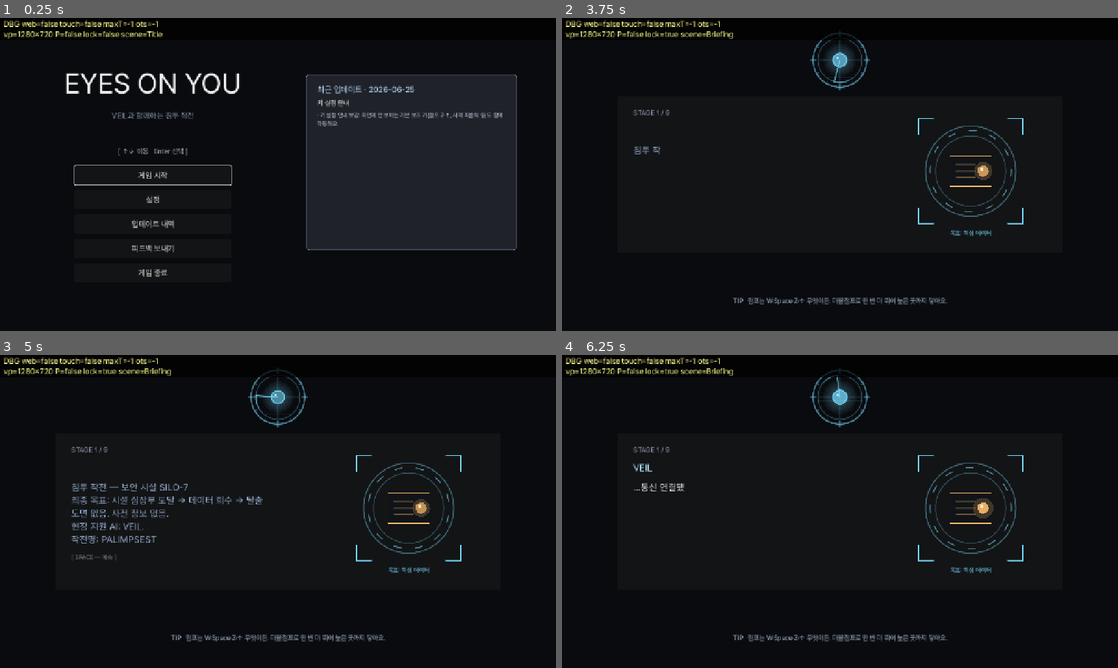
Above: before the commit, frames 1-4 (two rows, left to right).
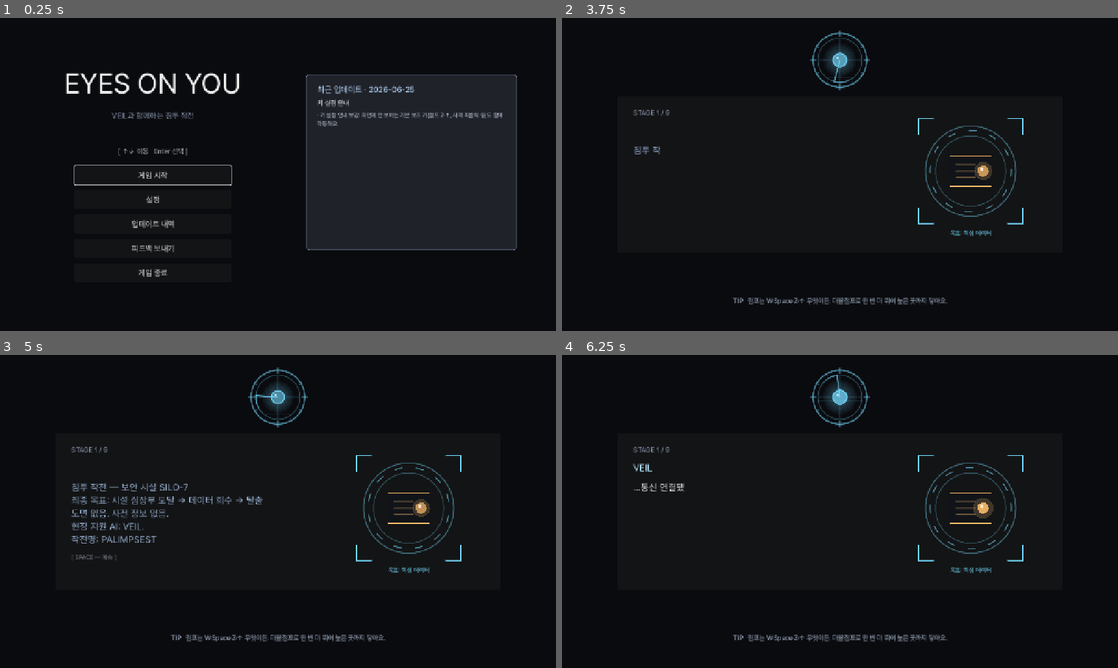
Above: after the commit, the same moments.

Repository: soomin007/EyesOnYou-Full
Game: Godot game, scene res://scenes/main.tscn
Two runs of this game, one before a commit and one after it. Both use one fixed random seed, a clock stepped at 60 frames per second and the inputs below.
Inputs (mouse positions are in pixels of both pictures, inside the frame that each line leads up to):
- Up to frame 1 (0.25 s): no input
- Up to frame 2 (3.75 s): click "게임 시작" at 0.5 s; click "일반 모드" at 1.25 s; click "바로 시작" at 2 s; tap Enter (ui_accept) at 2.75, 3.5 s; move the mouse to (962, 158) at 2.77 s; hold D (move_right) 2.78-3.5 s; hold W (jump) 2.78-3.5 s; click (962, 158) at 2.92 s; drag from (728, 190) to (812, 237) at 3.52 s
- Up to frame 3 (5 s): move the mouse to (333, 442) at 4.27 s; hold A (move_left) from 4.28 s (still down); hold W (jump) from 4.28 s (still down); tap K (dash) at 4.35 s
- Up to frame 4 (6.25 s): release A (move_left) at 5 s; release W (jump) at 5 s; drag from (812, 574) to (673, 464) at 5.02 s; move the mouse to (1006, 558) at 5.77 s; hold D (move_right) from 5.78 s (still down); hold W (jump) from 5.78 s (still down); tap Q at 5.85 s

The runs differ from the first frame. In frame 1, 0.6% of the frame differs, in the area x 0-30%, y 0-7%; in frame 2, 0.7%; in frame 3, 0.7%; in frame 4, 0.7%, in the area x 0-54%, y 0-8%.

Commit message:
fix(mobile): 터치로 게임 진입 가능 — 튜토리얼 패드 + 진행성 화면 탭 넘기기
- 근본 문제: 터치 패드가 Stage(인게임)에만 있어 그 전 튜토리얼/오프닝을 폰에서 못 넘겨 시작 자체가 막힘
- Tutorial: 터치 패드 추가(player가 Player.gd 스크립트라 이동/점프/사격/대시/스킬 그대로 동작)
- Briefing(오프닝 멘트)/Death/Ending: 화면 탭(ScreenTouch)을 jump/ui_skip 진행 입력으로 인정
- Ending 종료 '길게 누르기'도 탭으로 대체(hold 채워 크레딧行)
- OrientationGuard.is_tap() 헬퍼 추가 + 임시 진단 바 제거

Co-Authored-By: Claude Opus 4.8 (1M context) <noreply@anthropic.com>
Claude-Session: https://claude.ai/code/session_01MW4chvyyQQM7ebajZ8N43Z

Diff:
--- a/scripts/Briefing.gd
+++ b/scripts/Briefing.gd
@@ -195,14 +195,14 @@
 		return
 	if card_active:
 		# 막 진입 카드는 락아웃 경과 후 점프/스킵으로 건너뛴다(ESC는 위에서 처리됨).
-		if input_lockout_t <= 0.0 and (event.is_action_pressed("ui_skip") or event.is_action_pressed("jump")):
+		if input_lockout_t <= 0.0 and (event.is_action_pressed("ui_skip") or event.is_action_pressed("jump") or OrientationGuard.is_tap(event)):
 			get_viewport().set_input_as_handled()
 			_finish_card()
 		return
 	if input_lockout_t > 0.0:
 		# 보스 클리어 후 잔여 점프 연타 차단.
 		return
-	if event.is_action_pressed("ui_skip") or event.is_action_pressed("jump"):
+	if event.is_action_pressed("ui_skip") or event.is_action_pressed("jump") or OrientationGuard.is_tap(event):
 		if not done:
 			# 한 줄 즉시 완성
 			var full: String = str(lines[line_idx].get("text", ""))
--- a/scripts/Death.gd
+++ b/scripts/Death.gd
@@ -63,7 +63,7 @@
 		GameState.reset()
 		get_tree().change_scene_to_file(SceneRouter.TITLE)
 		return
-	if event.is_action_pressed("ui_skip") or event.is_action_pressed("jump"):
+	if event.is_action_pressed("ui_skip") or event.is_action_pressed("jump") or OrientationGuard.is_tap(event):
 		if not done:
 			revealed = full_text.length()
 			text_label.text = full_text
--- a/scripts/Ending.gd
+++ b/scripts/Ending.gd
@@ -281,11 +281,14 @@
 		return
 	# 시퀀스 완료 후엔 SPACE 단발은 무시 — 길게 누르기로만 타이틀 이동 (process에서 처리).
 	if sequence_complete:
+		# 폰: '길게 눌러 종료'를 탭으로 대체 — hold를 채워 다음 _process에서 크레딧으로 넘어간다.
+		if OrientationGuard.is_tap(event):
+			hold_progress = HOLD_TO_QUIT_DURATION
 		return
 	if input_lockout_t > 0.0:
 		# 진입 직후 1초 동안 입력 무시 — 점프 연타 사고 방지.
 		return
-	if event.is_action_pressed("ui_skip") or event.is_action_pressed("jump"):
+	if event.is_action_pressed("ui_skip") or event.is_action_pressed("jump") or OrientationGuard.is_tap(event):
 		# 한 줄 즉시 완성
 		if line_idx < lines.size():
 			var line: Dictionary = lines[line_idx]
--- a/scripts/OrientationGuard.gd
+++ b/scripts/OrientationGuard.gd
@@ -1,15 +1,12 @@
 extends Node
 
-# 모바일 웹에서 가로 화면을 유도/강제하는 전역 가드(autoload).
+# 모바일 웹 가로 유도/강제 + 터치 기기 감지 + 탭 진행 헬퍼 (autoload).
 #
-# 왜 필요한가: project.godot의 window/handheld/orientation은 *네이티브* 빌드에만 먹고, 모바일 웹
-# 브라우저는 이를 무시하고 기기 방향을 따른다. 그래서 웹에서 가로를 보장하려면 런타임 처리가 필요하다.
-#
-# 두 가지를 한다:
-#  1) 세로(portrait)일 때 모든 화면(타이틀·메뉴·인게임 공통) 위에 "가로로 돌려주세요" 안내를 띄운다.
-#  2) 웹이면 첫 사용자 제스처(터치/클릭)에 fullscreen + screen.orientation.lock('landscape')을 시도한다.
-#     안드로이드 크롬 등에서 가로가 자동 잠긴다. iOS Safari는 orientation lock 미지원이라 1)의 안내 +
-#     물리적 회전에 의존한다.
+# 1) 세로(portrait)일 때 모든 화면 위에 "가로로 돌려주세요" 안내(layer 128).
+# 2) 웹이면 첫 사용자 제스처에 fullscreen + screen.orientation.lock('landscape') 시도(안드로이드 자동 가로).
+# 3) is_touch_device(): 모바일 웹에서 부정확한 DisplayServer.is_touchscreen_available() 대신
+#    navigator.maxTouchPoints로 터치 기기를 판정(Stage/Tutorial/Main 게이팅이 사용).
+# 4) is_tap(event): 키보드 없는 폰에서 오프닝·브리핑·엔딩 등 진행성 화면이 화면 탭을 진행 입력으로 받게.
 
 const FONT_PATH: String = "res://assets/fonts/Pretendard-Regular.otf"
 
@@ -19,13 +16,8 @@
 var _portrait: bool = false
 var _lock_tried: bool = false
 var _touch_cached: int = -1  # -1 미판정, 0 아님, 1 터치 기기
-# [임시 진단] 웹에서 수집한 터치 지원 값 — 화면 상단 DBG 바에 표시.
-var _dbg_maxtouch: int = -1
-var _dbg_ontouch: int = -1
 
-# 터치 기기 여부(캐시). Stage/Main의 터치 UI 게이팅이 이걸 쓴다.
-# DisplayServer.is_touchscreen_available()은 모바일 *웹*에서 false를 흔히 반환하므로(알려진 문제),
-# 웹이면 navigator.maxTouchPoints/ontouchstart로 직접 확인한다.
+# 터치 기기 여부(캐시). is_touchscreen_available()은 모바일 웹에서 false를 흔히 반환하므로 웹은 JS로 직접 확인.
 func is_touch_device() -> bool:
 	if _touch_cached == -1:
 		_touch_cached = 1 if _detect_touch() else 0
@@ -39,6 +31,11 @@
 		if r != null:
 			return int(r) == 1
 	return false
+
+# 화면 탭(터치)을 "진행/확인" 입력으로 받기 위한 헬퍼 — 진행성 화면이 jump/ui_skip 조건 옆에 OR로 쓴다.
+# ScreenTouch만 인정한다(emulate 마우스 중복 방지 + 데스크톱 마우스 클릭엔 영향 없음).
+func is_tap(event: InputEvent) -> bool:
+	return event is InputEventScreenTouch and (event as InputEventScreenTouch).pressed
 
 # 그리기 전용 Control — CanvasLayer는 _draw가 없어 자식 Control의 _draw에서 host._render를 부른다.
 class _Card extends Control:
@@ -60,19 +57,8 @@
 	_card.host = self
 	_card.mouse_filter = Control.MOUSE_FILTER_IGNORE
 	_layer.add_child(_card)
-	# [임시 진단] 웹 터치/방향 값을 1회 수집(maxTouchPoints 등은 안 변함). 진단 끝나면 제거.
-	if OS.has_feature("web"):
-		var a: Variant = JavaScriptBridge.eval("(navigator.maxTouchPoints||0)", true)
-		_dbg_maxtouch = int(a) if a != null else -1
-		var b: Variant = JavaScriptBridge.eval("('ontouchstart' in window)?1:0", true)
-		_dbg_ontouch = int(b) if b != null else -1
 	_refresh()
 	get_viewport().size_changed.connect(_refresh)
-
-# [임시 진단] 매 프레임 진단 텍스트를 갱신(lock/scene 상태 변화 반영). 진단 끝나면 _process 제거.
-func _process(_delta: float) -> void:
-	if _card != null:
-		_card.queue_redraw()
 
 func _refresh() -> void:
 	var vs: Vector2 = get_viewport().get_visible_rect().size
@@ -80,7 +66,7 @@
 	if _card != null:
 		_card.position = Vector2.ZERO
 		_card.size = vs
-		_card.visible = true  # [임시 진단] 진단 바를 항상 보이게(원래는 _portrait). 진단 끝나면 되돌리기.
+		_card.visible = _portrait
 		_card.queue_redraw()
 
 func _input(event: InputEvent) -> void:
@@ -120,20 +106,10 @@
 
 func _render(card: Control) -> void:
 	var vs: Vector2 = card.size
-	# 세로일 때만 풀스크린 어둠 + "가로로 돌려주세요" 안내.
-	if _portrait:
-		card.draw_rect(Rect2(Vector2.ZERO, vs), Color(0.03, 0.04, 0.05, 0.98))
-		if _font != null:
-			var msg: String = "기기를 가로로 돌려주세요"
-			card.draw_string(_font, Vector2(0.0, vs.y * 0.5), msg, HORIZONTAL_ALIGNMENT_CENTER, vs.x, 40, Color(0.86, 0.92, 1.0, 0.96))
-			var sub: String = "화면 회전 잠금이 켜져 있으면 꺼주세요"
-			card.draw_string(_font, Vector2(0.0, vs.y * 0.5 + 46.0), sub, HORIZONTAL_ALIGNMENT_CENTER, vs.x, 22, Color(0.62, 0.72, 0.82, 0.9))
-	# [임시 진단] 화면 상단에 항상 표시 — 사용자가 읽어주면 원인 확정. 진단 끝나면 이 블록 삭제.
-	if _font != null:
-		var scn: Node = get_tree().current_scene
-		var sn: String = scn.name if scn != null else "?"
-		var l1: String = "DBG web=%s touch=%s maxT=%d ots=%d" % [str(OS.has_feature("web")), str(is_touch_device()), _dbg_maxtouch, _dbg_ontouch]
-		var l2: String = "vp=%dx%d P=%s lock=%s scene=%s" % [int(vs.x), int(vs.y), str(_portrait), str(_lock_tried), sn]
-		card.draw_rect(Rect2(0.0, 0.0, vs.x, 52.0), Color(0.0, 0.0, 0.0, 0.72))
-		card.draw_string(_font, Vector2(8.0, 20.0), l1, HORIZONTAL_ALIGNMENT_LEFT, vs.x - 16.0, 18, Color(1.0, 1.0, 0.55))
-		card.draw_string(_font, Vector2(8.0, 44.0), l2, HORIZONTAL_ALIGNMENT_LEFT, vs.x - 16.0, 18, Color(1.0, 1.0, 0.55))
+	card.draw_rect(Rect2(Vector2.ZERO, vs), Color(0.03, 0.04, 0.05, 0.98))
+	if _font == null:
+		return
+	var msg: String = "기기를 가로로 돌려주세요"
+	card.draw_string(_font, Vector2(0.0, vs.y * 0.5), msg, HORIZONTAL_ALIGNMENT_CENTER, vs.x, 40, Color(0.86, 0.92, 1.0, 0.96))
+	var sub: String = "화면 회전 잠금이 켜져 있으면 꺼주세요"
+	card.draw_string(_font, Vector2(0.0, vs.y * 0.5 + 46.0), sub, HORIZONTAL_ALIGNMENT_CENTER, vs.x, 22, Color(0.62, 0.72, 0.82, 0.9))
--- a/scripts/Tutorial.gd
+++ b/scripts/Tutorial.gd
@@ -112,6 +112,9 @@
 	_build_hud()
 	_refresh_hud()
 	_build_veil_presence()
+	# 모바일 가상 패드 — 터치 기기에서만(player가 Player.gd라 이동/점프/사격/대시/스킬 그대로 동작).
+	if OrientationGuard.is_touch_device():
+		add_child(TouchControls.new())
 	# 어투 아크의 출발점 — 튜토리얼은 첫 접촉이라 가장 차갑고 격식 있는 격식체(~습니다).
 	# 후반으로 갈수록 ~해요체로 풀린다(친근함). 동시에 SILO-7/요원/작전이라는 세계를 도입.
 	_veil_say("통신 연결됐습니다. 요원, 여기는 훈련 구역입니다. 실전에 들어가기 전에 조작을 익혀두십시오.", 5.0)
